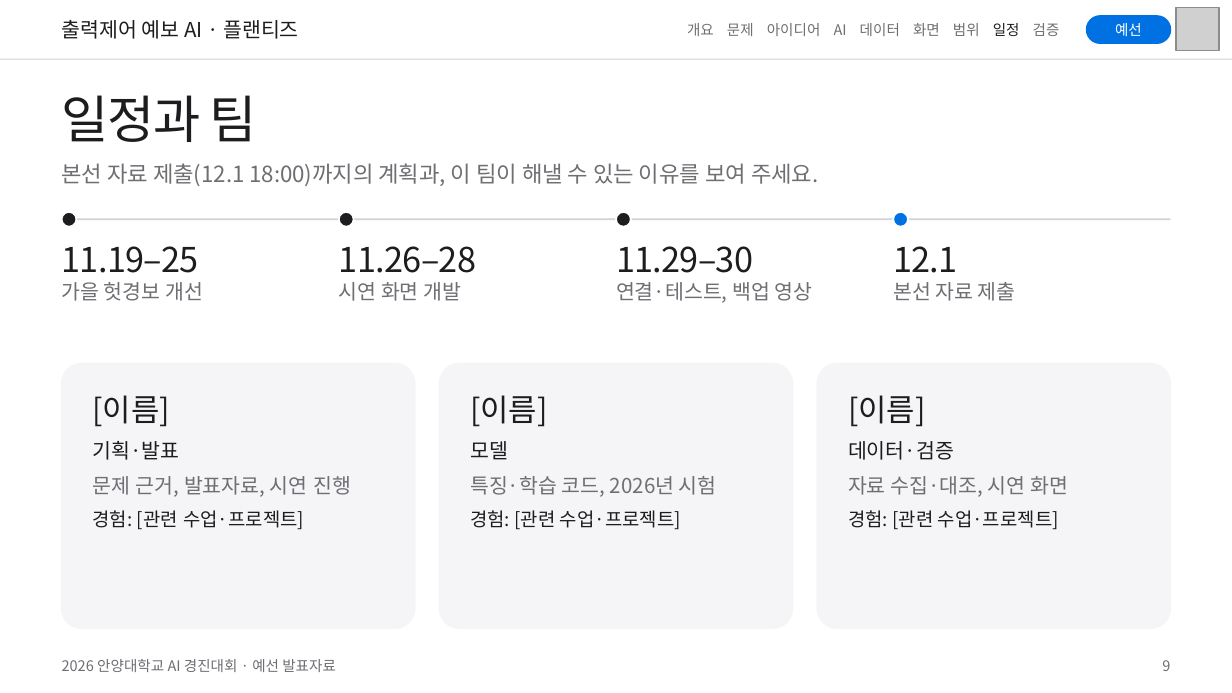
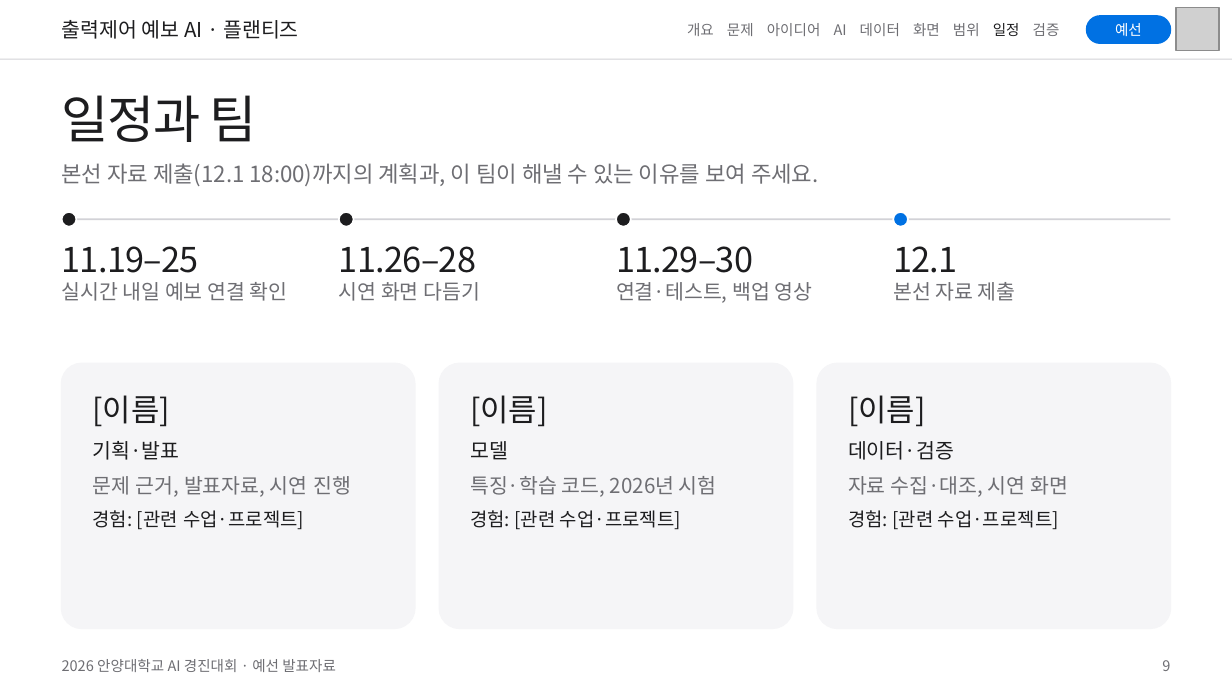
Before and after one commit to eorua/planties, a slide deck: slide 9 of docs/slides/예선발표_초안.pptx. Drawn at 1232x693 pixels with LibreOffice and Linux fonts; fonts in the diff are those of the drawing; grey boxes stand for pictures. Boxes give left, top, right and bottom in pixels: in the first picture for what was removed or moved away, otherwise in the second. Text is boxed around its words. In the diff, an @@ line names an element or a change of style, - is before the commit and + after.

```diff
--- a/docs/slides/예선발표_초안.pptx
+++ b/docs/slides/예선발표_초안.pptx
@@ text at (x1=62, y1=282, x2=288, y2=301): text changed @@
-가을 헛경보 개선
+실시간 내일 예보 연결 확인
@@ text at (x1=339, y1=282, x2=480, y2=301): text changed @@
-시연 화면 개발
+시연 화면 다듬기
```
Also in this commit, not shown: 5 other slides changed.
